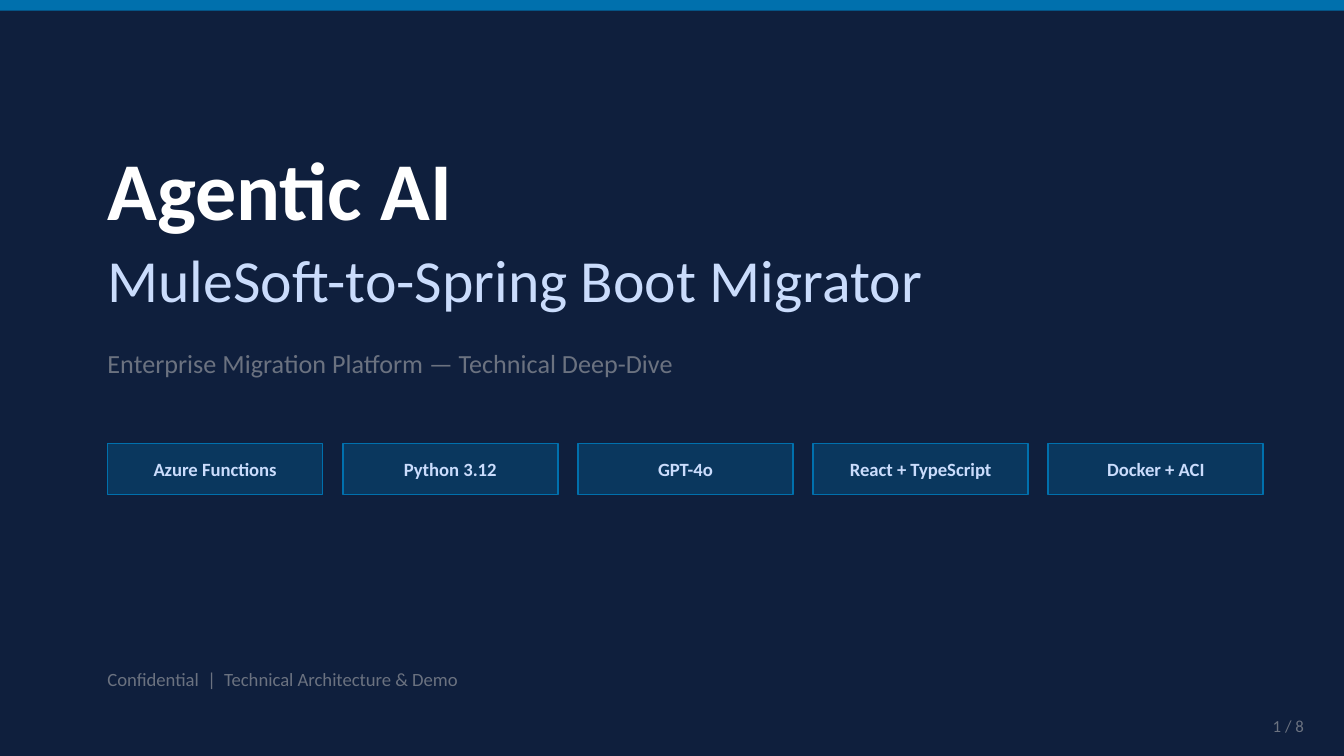
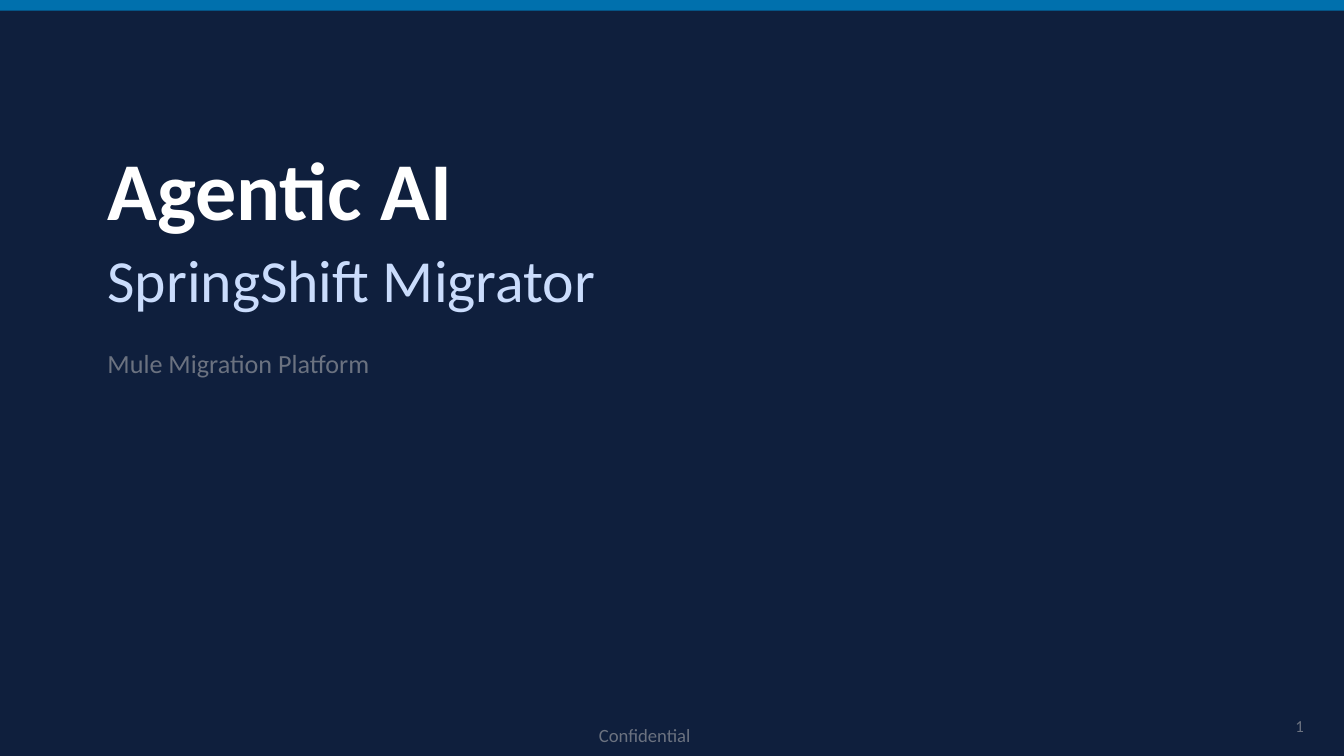
Before and after one commit to harinadh70/mule-migrator, a slide deck: slide 1 of MuleSoft-to-SpringBoot-Migrator-Technical-Presentation.pptx. Drawn at 1344x756 pixels with LibreOffice and Linux fonts; fonts in the diff are those of the drawing. Boxes give left, top, right and bottom in pixels: in the first picture for what was removed or moved away, otherwise in the second. Text is boxed around its words. In the diff, an @@ line names an element or a change of style, - is before the commit and + after.

```diff
--- a/MuleSoft-to-SpringBoot-Migrator-Technical-Presentation.pptx
+++ b/MuleSoft-to-SpringBoot-Migrator-Technical-Presentation.pptx
@@ text at (107,260,595,313): text changed @@
-MuleSoft-to-Spring Boot Migrator
+SpringShift Migrator
@@ text at (107,355,369,378): text changed @@
-Enterprise Migration Platform — Technical Deep-Dive
+Mule Migration Platform
@@ rectangle removed at (108,444,323,495) @@
@@ rectangle removed at (343,444,558,495) @@
@@ rectangle removed at (578,444,793,495) @@
@@ rectangle removed at (813,444,1028,495) @@
@@ rectangle removed at (1048,444,1263,495) @@
@@ text removed at (154,463,277,476) @@
-Azure Functions
@@ text removed at (404,463,496,479) @@
-Python 3.12
@@ text removed at (658,464,713,476) @@
-GPT-4o
@@ text removed at (850,463,991,479) @@
-React + TypeScript
@@ text removed at (1107,463,1205,476) @@
-Docker + ACI
@@ text at (599,729,690,742): text changed @@
-Confidential | Technical Architecture & Demo
+Confidential
@@ text at (1295,721,1304,732): text changed @@
-1 / 8
+1
```
Also in this commit, not shown: 3 other slides changed, 9 slides added, 4 slides removed.
